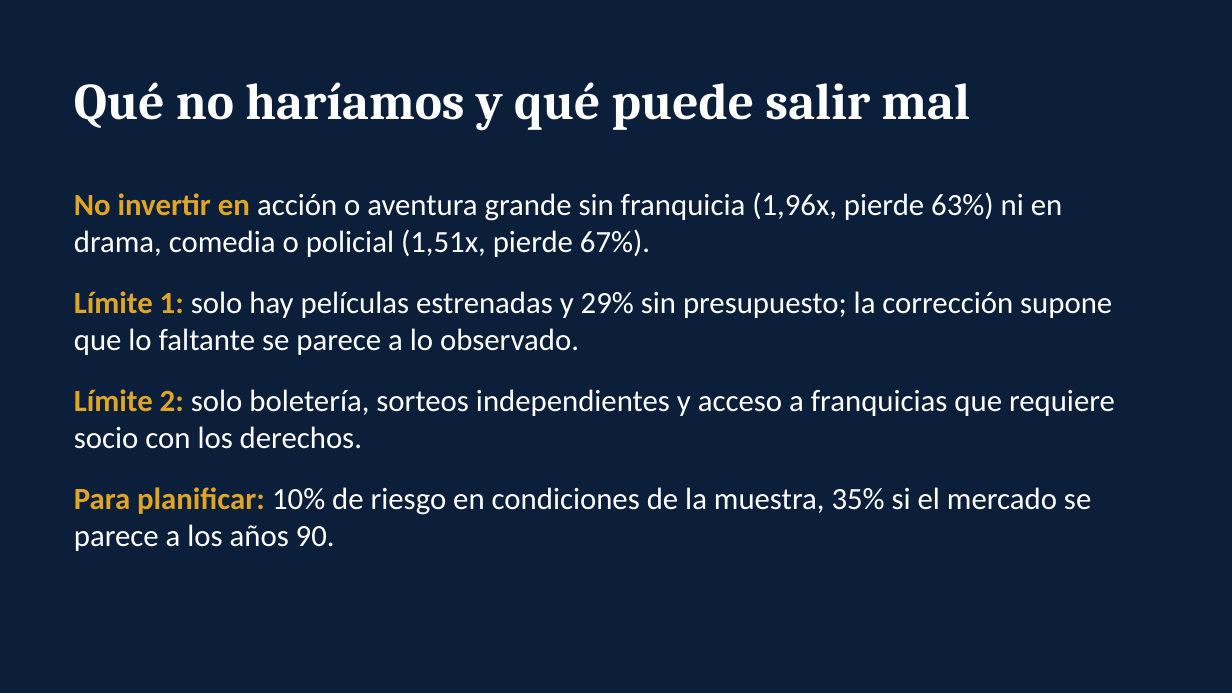
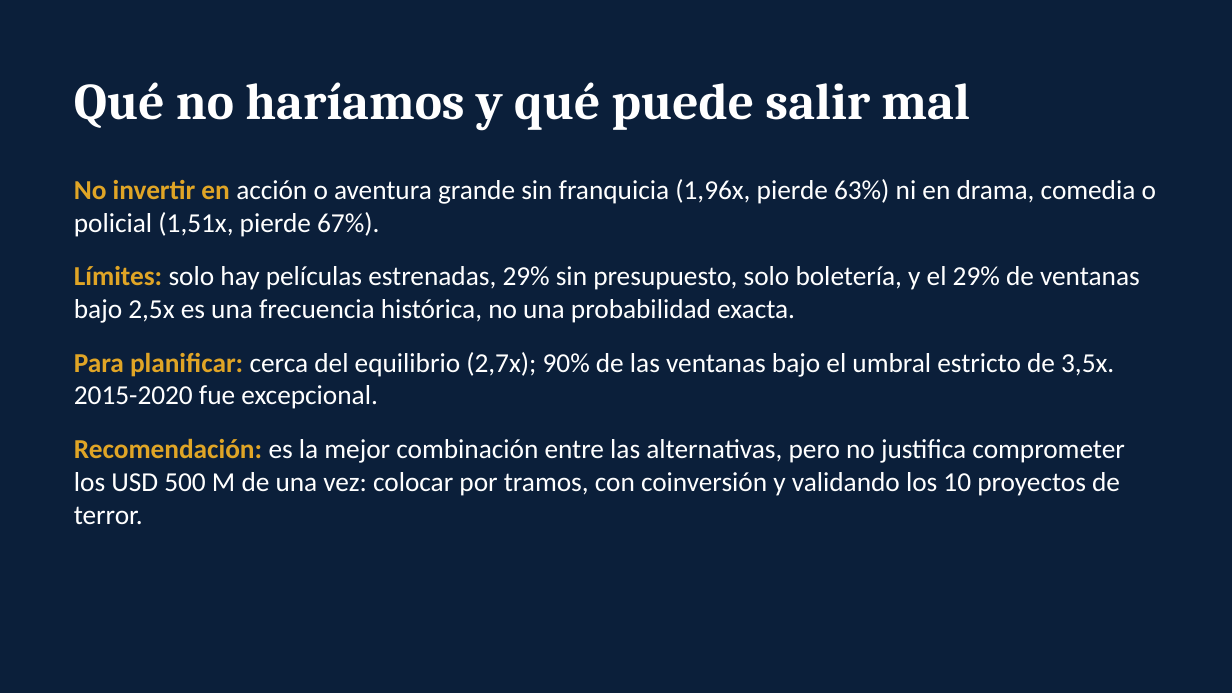
Before and after one commit to delavegasanti2006-wq/Trabajo-Final-de-la-Vega---Orihuela, a slide deck: slide 9 of salidas/Arroyo_Capital_presentacion.pptx. Drawn at 1232x693 pixels with LibreOffice and Linux fonts; fonts in the diff are those of the drawing. Boxes give left, top, right and bottom in pixels: in the first picture for what was removed or moved away, otherwise in the second. Text is boxed around its words. In the diff, an @@ line names an element or a change of style, - is before the commit and + after.

```diff
--- a/salidas/Arroyo_Capital_presentacion.pptx
+++ b/salidas/Arroyo_Capital_presentacion.pptx
@@ text at [74, 179, 1156, 237]: size 18 to 16 pt in "No invertir en acción o aventura grande ..."; less space between paragraphs @@
@@ text "No invertir en acción o ...": place and size @@
-text "No invertir en acción o ..." at [74, 192, 1115, 551]
+text "No invertir en acción o ..." at [74, 179, 1156, 525]
@@ text at [74, 266, 1140, 525]: text changed; size 18 to 16 pt @@
-Límite 1: solo hay películas estrenadas y 29% sin presupuesto; la corrección supone que lo faltante se parece a lo observado.
-Límite 2: solo boletería, sorteos independientes y acceso a franquicias que requiere socio con los derechos.
-Para planificar: 10% de riesgo en condiciones de la muestra, 35% si el mercado se parece a los años 90.
+Límites: solo hay películas estrenadas, 29% sin presupuesto, solo boletería, y el 29% de ventanas bajo 2,5x es una frecuencia histórica, no una probabilidad exacta.
+Para planificar: cerca del equilibrio (2,7x); 90% de las ventanas bajo el umbral estricto de 3,5x. 2015-2020 fue excepcional.
+Recomendación: es la mejor combinación entre las alternativas, pero no justifica comprometer los USD 500 M de una vez: colocar por tramos, con coinversión y validando los 10 proyectos de terror.
```
Also in this commit, not shown: 6 other slides changed.
